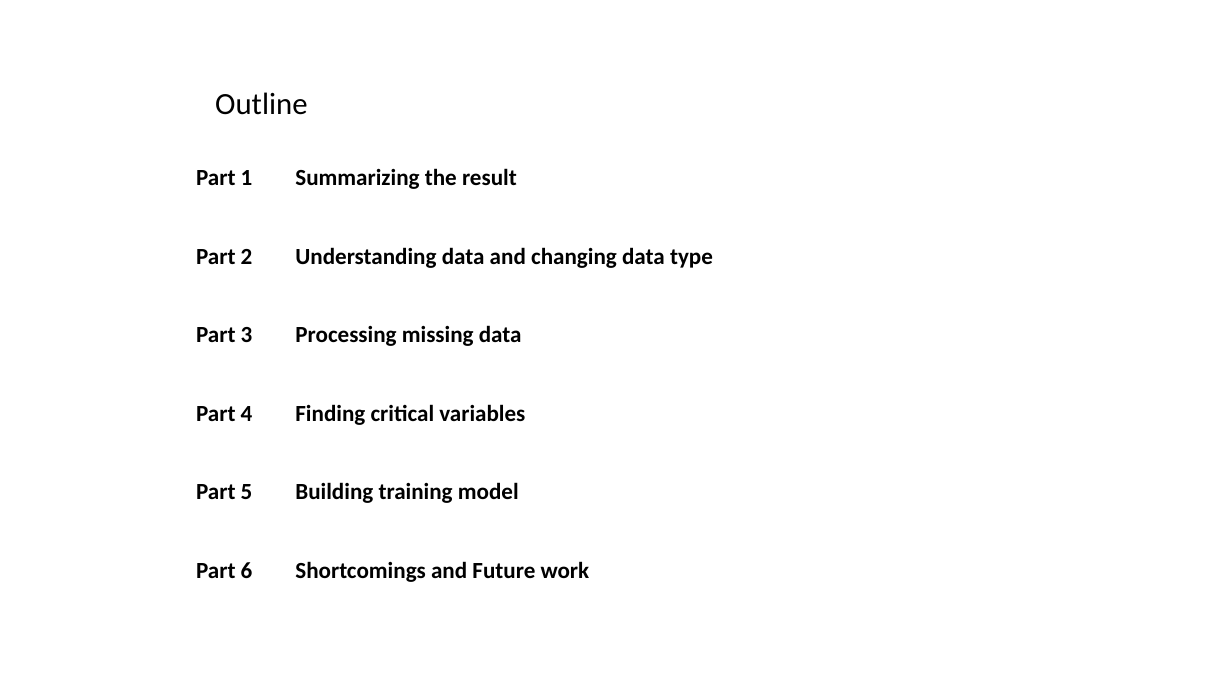
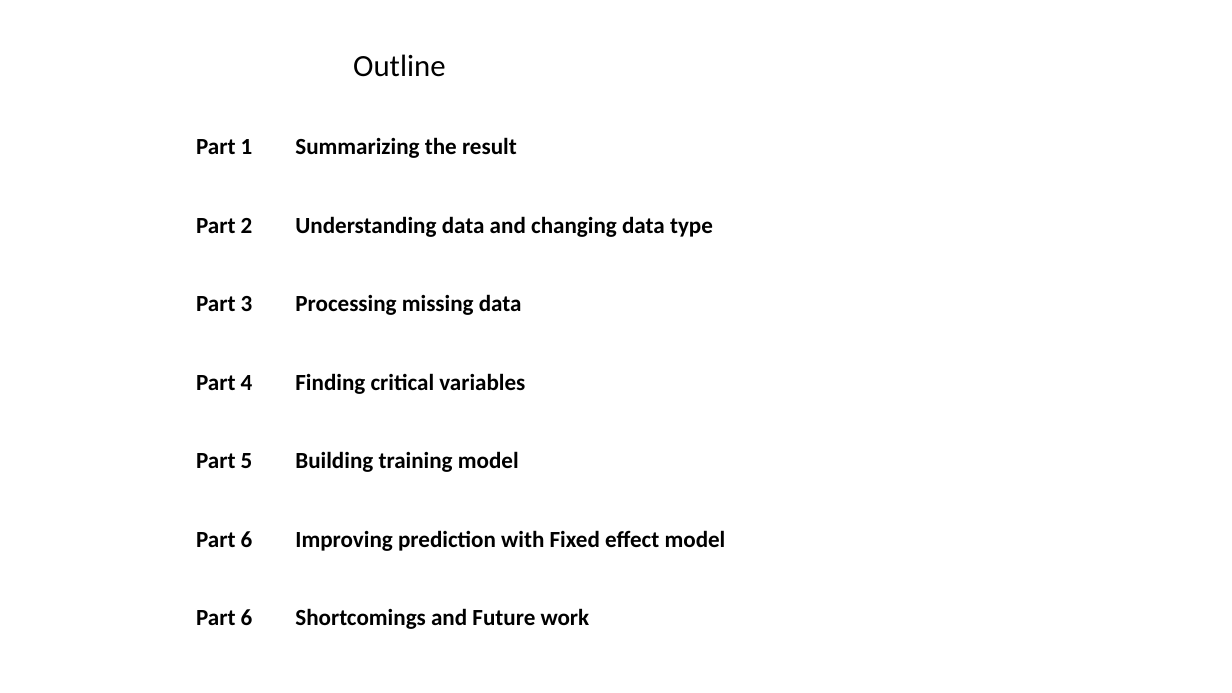
Before and after one commit to xudaiyanzi/oil_production, a slide deck: slide 2 of YanXu_Prediction of oil production.pptx. Drawn at 1232x693 pixels with LibreOffice and Linux fonts; fonts in the diff are those of the drawing. Boxes give left, top, right and bottom in pixels: in the first picture for what was removed or moved away, otherwise in the second. Text is boxed around its words. In the diff, an @@ line names an element or a change of style, - is before the commit and + after.

Commit message:
add fixed effect

```diff
--- a/YanXu_Prediction of oil production.pptx
+++ b/YanXu_Prediction of oil production.pptx
@@ text "Outline" moved from (x1=215, y1=92, x2=307, y2=115) to (x1=353, y1=54, x2=445, y2=77) @@
@@ table at (x1=163, y1=128, x2=951, y2=677) @@
+row 6: Part 6 | Improving prediction with Fixed effect model
@@ table resized from (x1=163, y1=159, x2=951, y2=630) to (x1=163, y1=128, x2=951, y2=677) @@
```
Also in this commit, not shown: 5 other slides changed, 3 slides added, 1 slide removed, 8 other files.
